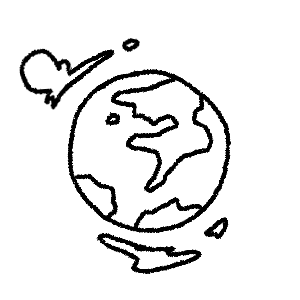
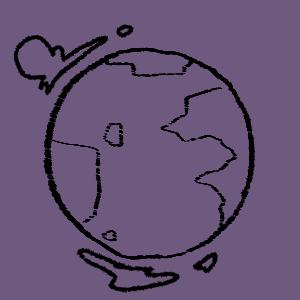
Revision of a layered 300×300 image; what changed, layer by layer:
added layer "레이어 2" above "레이어 0" over [43, 41, 256, 260]
moved "레이어 0" above "레이어 1", painted on it over [0, 0, 300, 300]
painted on "레이어 1" over [0, 0, 300, 300]
